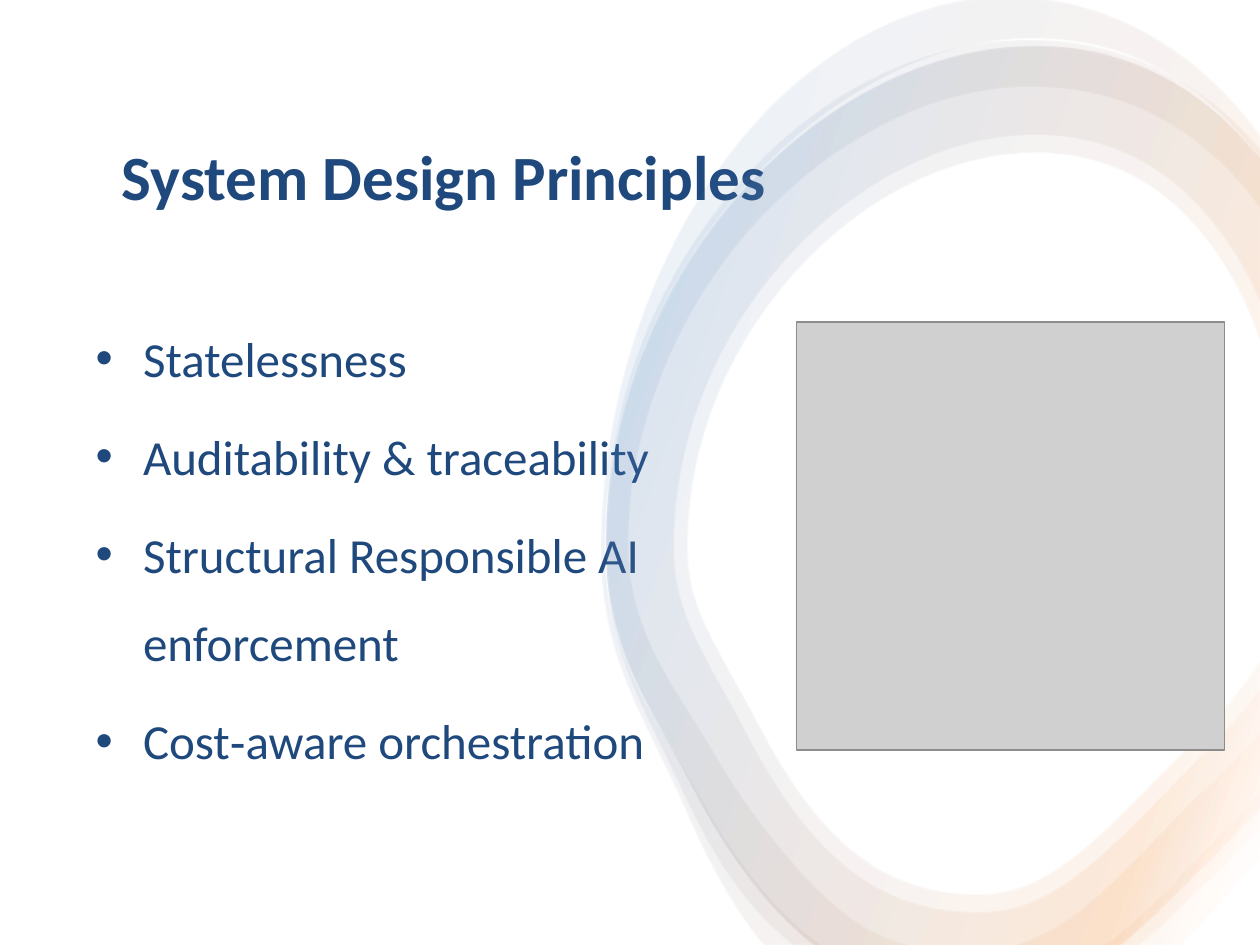
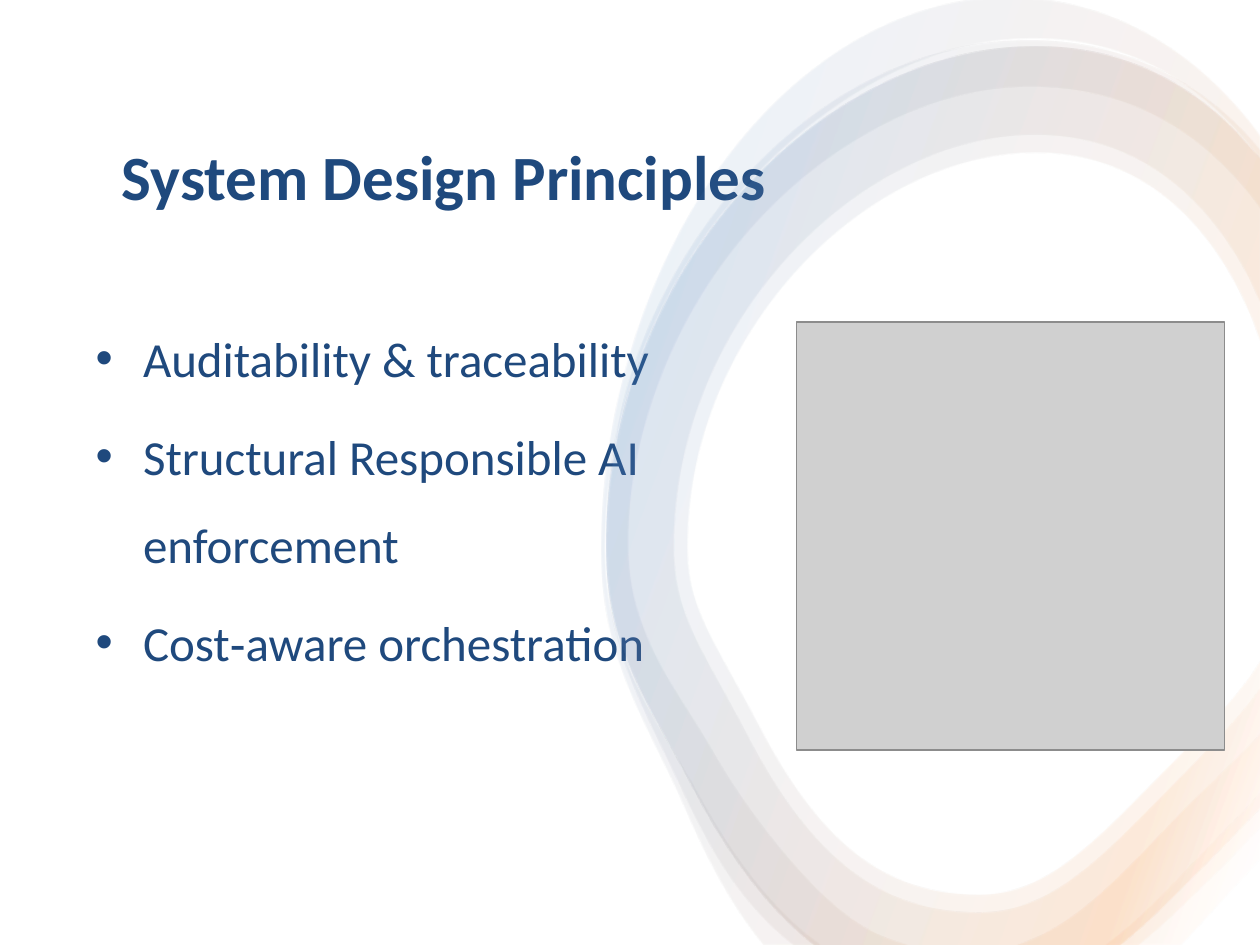
Before and after one commit to hshujuan/MetaFeature-Orchestrator, a slide deck: slide 5 of TechnicalDocs/MetaFeature_Orchestrator_Final_Executive_Deck.pptx. Drawn at 1260x945 pixels with LibreOffice and Linux fonts; fonts in the diff are those of the drawing; grey boxes stand for pictures. Boxes give left, top, right and bottom in pixels: in the first picture for what was removed or moved away, otherwise in the second. Text is boxed around its words. In the diff, an @@ line names an element or a change of style, - is before the commit and + after.

```diff
--- a/TechnicalDocs/MetaFeature_Orchestrator_Final_Executive_Deck.pptx
+++ b/TechnicalDocs/MetaFeature_Orchestrator_Final_Executive_Deck.pptx
@@ text at (143, 343, 407, 378): paragraph removed @@
-• Statelessness
```
Also in this commit, not shown: 2 other slides changed, 4 other files.
